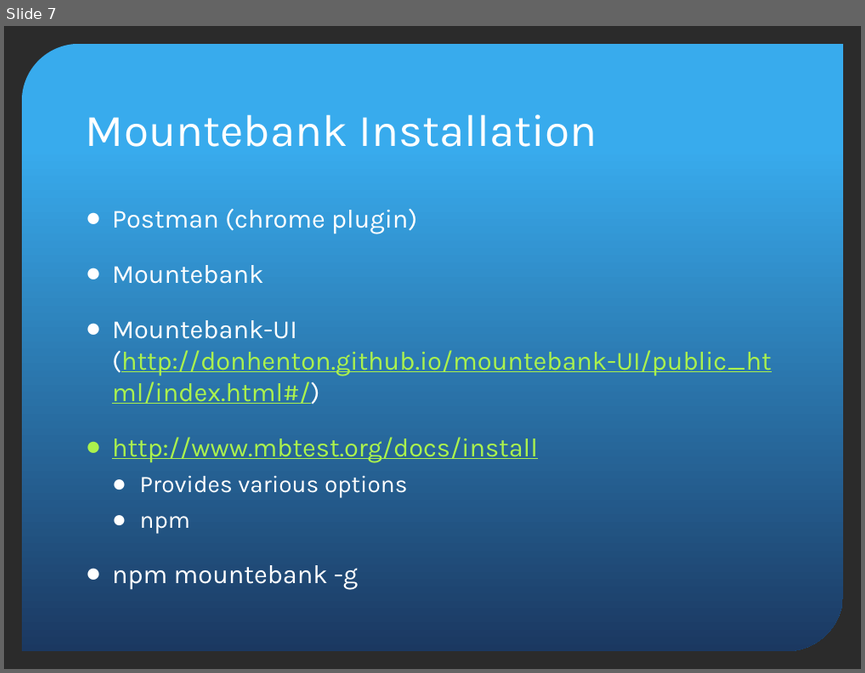
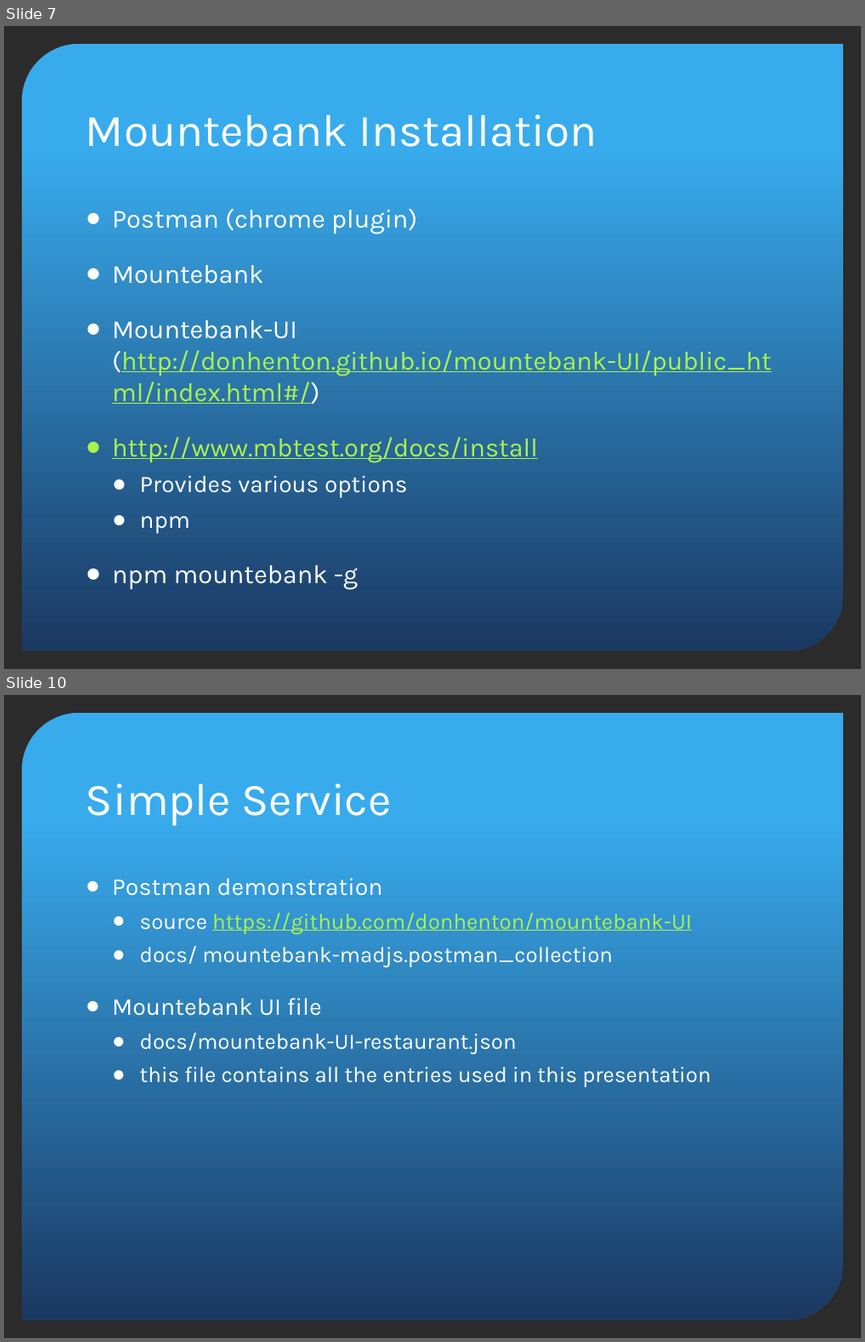
Before and after one commit to donhenton/mountebank-UI, a slide deck: docs/madjs/MADJS-Mountebank.pptx. Shown one above the other, each under a label of ours: slide 7 before the commit, slides 7 and 10 after it; the slides between them are not shown. The pictures are 865x673 and 865x1342 pixels, drawn with LibreOffice and Linux fonts; fonts in the diff are those of the drawing; background and template pictures are left out; a plain dark background stands for a picture behind light text. Boxes give left, top, right and bottom in pixels: in the first picture for what was removed or moved away, otherwise in the second. Text is boxed around its words. In the diff, an @@ line names an element or a change of style, - is before the commit and + after.

Commit message:
working on madjs presentation 5

```diff
--- a/docs/madjs/MADJS-Mountebank.pptx
+++ b/docs/madjs/MADJS-Mountebank.pptx
@@ slide 10 added at (4,695,861,1338), background picture (left out); not listed: 1 template element that a slide beside it also shows @@
@@ title added at (86,783,392,826), 38 pt, text #FFFFFF @@
+Simple Service
@@ text added at (112,878,710,1087), 18.5 pt, text #FFFFFF @@
+● Postman demonstration
+  ● source https://github.com/donhenton/mountebank-UI
+  ● docs/ mountebank-madjs.postman_collection
+● Mountebank UI file
+  ● docs/mountebank-UI-restaurant.json
+  ● this file contains all the entries used in this presentation
```
Also in this commit, not shown: 3 slides changed, 1 other slide added.
